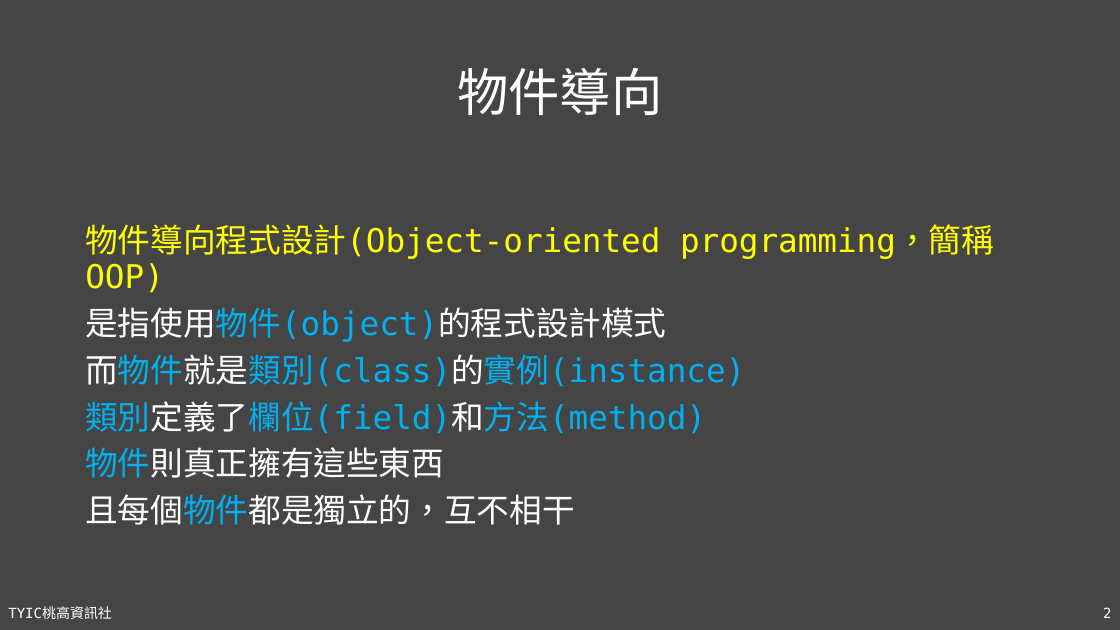
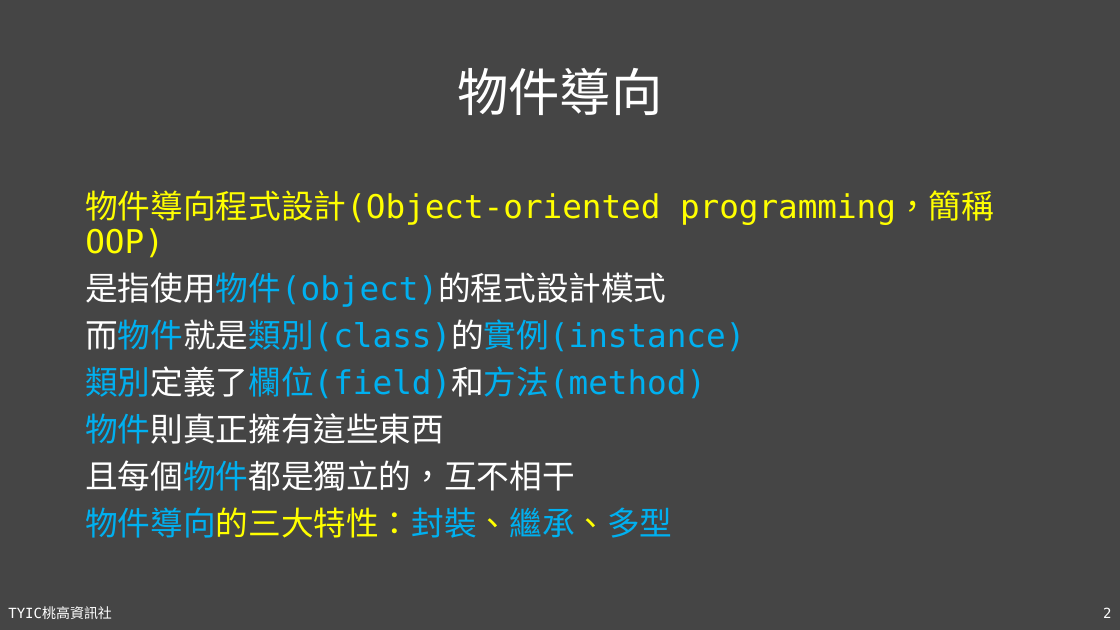
Before and after one commit to TYSHIC/slides, a slide deck: slide 2 of powerpoint/08_類別與物件.pptx. Drawn at 1120x630 pixels with LibreOffice and Linux fonts; fonts in the diff are those of the drawing. Boxes give left, top, right and bottom in pixels: in the first picture for what was removed or moved away, otherwise in the second. Text is boxed around its words. In the diff, an @@ line names an element or a change of style, - is before the commit and + after.

```diff
--- a/powerpoint/08_類別與物件.pptx
+++ b/powerpoint/08_類別與物件.pptx
@@ text "物件導向程式設計(Object-oriented programming，簡稱 OOP)": place and size @@
-text "物件導向程式設計(Object-oriented programming，簡稱 OOP)" at box(85, 224, 994, 525)
+text "物件導向程式設計(Object-oriented programming，簡稱 OOP)" at box(85, 190, 994, 538)
@@ text at box(85, 507, 672, 538): paragraph added @@
+物件導向的三大特性：封裝、繼承、多型
```
Also in this commit, not shown: 3 slides added, 7 other files.
